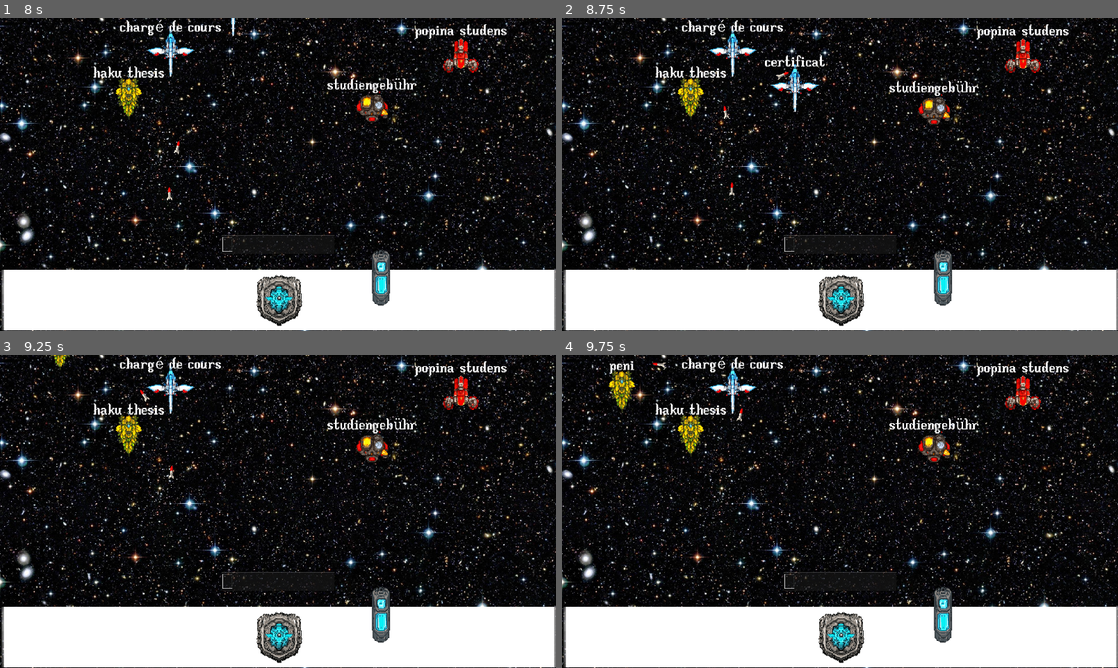
Above: before the commit, frames 1-4 (two rows, left to right).
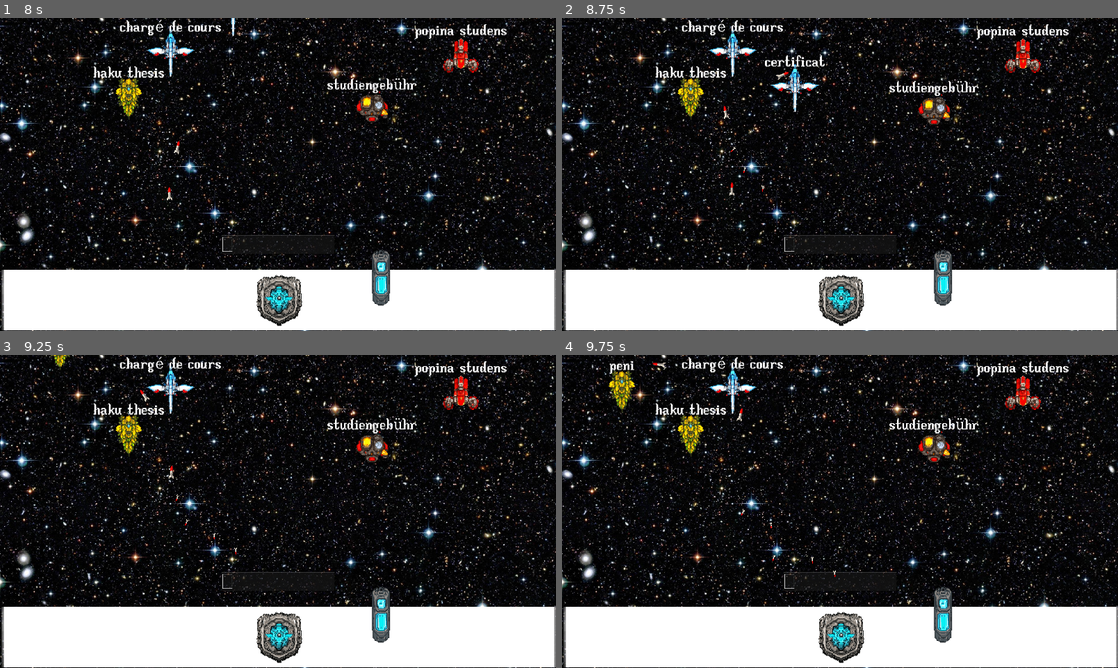
Above: after the commit, the same moments.

Repository: HephaistosForge/LinguaCaelestia
Game: Godot game, scene res://levels/main.tscn
Same seed, same stepped clock (60 frames per second), same inputs: the game is played once before the commit and once after it.
Inputs (mouse positions are in pixels of both pictures, inside the frame that each line leads up to):
- Up to frame 1 (8 s): click (278, 243) at 0.52 s; type "bibliothek" at 0.6 s; type "pepa" at 2 s; type "certificat" at 6.5 s; type "peni" at 7.25 s
- Up to frame 2 (8.75 s): type "ako" at 8 s
- Up to frame 3 (9.25 s): no input
- Up to frame 4 (9.75 s): no input

Frame 1 is identical in both runs. In frame 2, less than 0.1% of the frame differs, in the area x 29-38%, y 21-74%; in frame 3, less than 0.1%; in frame 4, less than 0.1%, in the area x 19-50%, y 3-72%.

Commit message:
Add rockets french

Diff:
--- /dev/null
+++ b/controller/enemy_rocket_launch_position.tscn
@@ -0,0 +1,3 @@
+[gd_scene format=3 uid="uid://b7o8rsbm5uc88"]
+
+[node name="EnemyRocketLaunchPosition" type="Node2D" groups=["enemy_rocket_launch_position"]]
--- a/entities/enemies/french/cruiser.tscn
+++ b/entities/enemies/french/cruiser.tscn
@@ -1,13 +1,16 @@
-[gd_scene load_steps=5 format=3 uid="uid://e6gbe3x04gd3"]
+[gd_scene load_steps=6 format=3 uid="uid://e6gbe3x04gd3"]
 
 [ext_resource type="Script" path="res://entities/enemies/french/french.gd" id="1_0ocej"]
 [ext_resource type="Texture2D" uid="uid://cpmmpg3s4xp2k" path="res://entities/enemies/french/french_cruiser.png" id="1_j57ca"]
 [ext_resource type="PackedScene" uid="uid://c2nj1twkiad1l" path="res://entities/enemies/typed_label.tscn" id="2_376hm"]
+[ext_resource type="PackedScene" uid="uid://b7o8rsbm5uc88" path="res://controller/enemy_rocket_launch_position.tscn" id="4_1oudg"]
 
 [sub_resource type="RectangleShape2D" id="RectangleShape2D_jqkhx"]
 size = Vector2(28, 106)
 
-[node name="Cruiser" type="Area2D"]
+[node name="FrenchCruiser" type="Area2D"]
+collision_layer = 2
+collision_mask = 0
 script = ExtResource("1_0ocej")
 
 [node name="Sprite" type="Sprite2D" parent="."]
@@ -21,3 +24,12 @@
 [node name="TypedLabel" parent="." instance=ExtResource("2_376hm")]
 position = Vector2(0, -82)
 color = Color(1, 0.866667, 0, 1)
+
+[node name="EnemyRocketLaunchPosition" parent="." instance=ExtResource("4_1oudg")]
+position = Vector2(-1, 73)
+
+[node name="Timer" type="Timer" parent="."]
+wait_time = 5.0
+autostart = true
+
+[connection signal="timeout" from="Timer" to="." method="_on_timer_timeout"]
--- a/entities/enemies/french/french.gd
+++ b/entities/enemies/french/french.gd
@@ -1 +1,8 @@
 extends Ship
+
+
+
+func _on_timer_timeout():
+	for i in range(5):
+		launch_rockets(0.5, 300)
+		await get_tree().create_timer(0.3).timeout
--- a/entities/enemies/german/cruiser.tscn
+++ b/entities/enemies/german/cruiser.tscn
@@ -1,14 +1,17 @@
-[gd_scene load_steps=5 format=3 uid="uid://d24o3v76dcv2o"]
+[gd_scene load_steps=6 format=3 uid="uid://d24o3v76dcv2o"]
 
 [ext_resource type="Script" path="res://entities/enemies/german/german.gd" id="1_dbg30"]
 [ext_resource type="Texture2D" uid="uid://cjmsxg2efhpti" path="res://entities/enemies/german/german_cruiser.png" id="1_gk2wh"]
 [ext_resource type="PackedScene" uid="uid://c2nj1twkiad1l" path="res://entities/enemies/typed_label.tscn" id="2_x7u84"]
+[ext_resource type="PackedScene" uid="uid://b7o8rsbm5uc88" path="res://controller/enemy_rocket_launch_position.tscn" id="4_ld0su"]
 
 [sub_resource type="CapsuleShape2D" id="CapsuleShape2D_7a3te"]
 radius = 44.0
 height = 92.0
 
 [node name="Cruiser" type="Area2D"]
+collision_layer = 2
+collision_mask = 0
 script = ExtResource("1_dbg30")
 
 [node name="Sprite" type="Sprite2D" parent="."]
@@ -23,3 +26,6 @@
 [node name="TypedLabel" parent="." instance=ExtResource("2_x7u84")]
 position = Vector2(0, -82)
 color = Color(0.694118, 0.545098, 0.0196078, 1)
+
+[node name="EnemyRocketLaunchPosition" parent="." instance=ExtResource("4_ld0su")]
+position = Vector2(0, 12)
--- a/entities/enemies/hawaiian/cruiser.tscn
+++ b/entities/enemies/hawaiian/cruiser.tscn
@@ -1,13 +1,16 @@
-[gd_scene load_steps=5 format=3 uid="uid://d2hku02w8pf8g"]
+[gd_scene load_steps=6 format=3 uid="uid://d2hku02w8pf8g"]
 
 [ext_resource type="Texture2D" uid="uid://dlr62jd136obn" path="res://entities/enemies/hawaiian/hawaiian_cruiser.png" id="1_od66u"]
 [ext_resource type="Script" path="res://entities/enemies/hawaiian/hawaiian.gd" id="1_v62ki"]
 [ext_resource type="PackedScene" uid="uid://c2nj1twkiad1l" path="res://entities/enemies/typed_label.tscn" id="3_lei02"]
+[ext_resource type="PackedScene" uid="uid://b7o8rsbm5uc88" path="res://controller/enemy_rocket_launch_position.tscn" id="4_ts03s"]
 
 [sub_resource type="RectangleShape2D" id="RectangleShape2D_jqkhx"]
 size = Vector2(52, 106)
 
 [node name="Cruiser" type="Area2D"]
+collision_layer = 2
+collision_mask = 0
 script = ExtResource("1_v62ki")
 
 [node name="Sprite" type="Sprite2D" parent="."]
@@ -21,3 +24,6 @@
 [node name="TypedLabel" parent="." instance=ExtResource("3_lei02")]
 position = Vector2(0, -82)
 color = Color(0.305882, 0.745098, 0, 1)
+
+[node name="EnemyRocketLaunchPosition" parent="." instance=ExtResource("4_ts03s")]
+position = Vector2(-1, 54)
--- a/entities/enemies/latin/cruiser.tscn
+++ b/entities/enemies/latin/cruiser.tscn
@@ -1,13 +1,16 @@
-[gd_scene load_steps=5 format=3 uid="uid://ut0vy4oytro7"]
+[gd_scene load_steps=6 format=3 uid="uid://ut0vy4oytro7"]
 
 [ext_resource type="Script" path="res://entities/enemies/latin/latin.gd" id="1_001ml"]
 [ext_resource type="Texture2D" uid="uid://dyk7wq48gycyt" path="res://entities/enemies/latin/latin_cruiser.png" id="2_guxcj"]
 [ext_resource type="PackedScene" uid="uid://c2nj1twkiad1l" path="res://entities/enemies/typed_label.tscn" id="3_u6h1s"]
+[ext_resource type="PackedScene" uid="uid://b7o8rsbm5uc88" path="res://controller/enemy_rocket_launch_position.tscn" id="4_pj5ew"]
 
 [sub_resource type="RectangleShape2D" id="RectangleShape2D_jqkhx"]
 size = Vector2(48, 98)
 
 [node name="Cruiser" type="Area2D"]
+collision_layer = 2
+collision_mask = 0
 script = ExtResource("1_001ml")
 
 [node name="Sprite" type="Sprite2D" parent="."]
@@ -21,3 +24,9 @@
 [node name="TypedLabel" parent="." instance=ExtResource("3_u6h1s")]
 position = Vector2(0, -82)
 color = Color(1, 0.176471, 0.121569, 1)
+
+[node name="EnemyRocketLaunchPosition" parent="." instance=ExtResource("4_pj5ew")]
+position = Vector2(-43, 42)
+
+[node name="EnemyRocketLaunchPosition2" parent="." instance=ExtResource("4_pj5ew")]
+position = Vector2(42, 41)
--- a/entities/enemies/ship.gd
+++ b/entities/enemies/ship.gd
@@ -10,15 +10,30 @@
 var index: int
 var hp: int
 var target_position: Vector2
+var rocket_scene = preload("res://entities/projectile/rocket/rocket.tscn")
+var projectile_targets: Array
 
 func _ready():
 	hp = max_hp
+	projectile_targets = get_tree().get_first_node_in_group("mothership").get_projectile_targets()
 	#$TypedLabel.connect("typed_label", destroy)
 
 func reduce_hp(by):
 	hp -= by
 	if hp <= 0:
 		destroy()
+
+func launch_rockets(size, max_speed):
+	var target = projectile_targets[randi() % len(projectile_targets)]
+	for child in get_children():
+		if child.is_in_group("enemy_rocket_launch_position"):
+			var rocket = rocket_scene.instantiate()
+			rocket.global_position = child.global_position
+			rocket.set_as_enemy_rocket()
+			rocket.scale = Vector2(size, size)
+			rocket.max_speed = max_speed
+			rocket.seek = target
+			add_sibling(rocket)
 
 func destroy():
 	emit_signal("destroyed", index)
--- a/entities/mothership/mothership.gd
+++ b/entities/mothership/mothership.gd
@@ -1,7 +1,4 @@
 extends Area2D
 
-func get_projectile_targets() -> Array[Vector2]:
-	var projectile_targets = []
-	for child in $ProjectileTargets.get_children():
-		projectile_targets.append(child.global_position)
-	return projectile_targets
+func get_projectile_targets() -> Array[Node]:
+	return $ProjectileTargets.get_children()
--- a/entities/mothership/mothership.tscn
+++ b/entities/mothership/mothership.tscn
@@ -8,9 +8,10 @@
 [ext_resource type="PackedScene" uid="uid://gdlg80cykwxt" path="res://controller/laser_launch_position.tscn" id="5_1g3ql"]
 
 [sub_resource type="RectangleShape2D" id="RectangleShape2D_1fvu3"]
-size = Vector2(1900, 206)
+size = Vector2(1900, 171)
 
-[node name="Mothership" type="Area2D"]
+[node name="Mothership" type="Area2D" groups=["mothership"]]
+collision_mask = 0
 script = ExtResource("1_it0jo")
 
 [node name="Sprite" type="Sprite2D" parent="."]
@@ -18,6 +19,7 @@
 texture = ExtResource("1_0wg1b")
 
 [node name="CollisionShape2D" type="CollisionShape2D" parent="."]
+position = Vector2(0, 2.5)
 shape = SubResource("RectangleShape2D_1fvu3")
 
 [node name="RocketLaunchPosition" parent="." instance=ExtResource("2_qkcl2")]
--- a/entities/projectile/rocket/rocket.gd
+++ b/entities/projectile/rocket/rocket.gd
@@ -11,20 +11,22 @@
 var speed = 200
 var direction = Vector2(0, -1)
 
+func set_as_enemy_rocket():
+	direction = Vector2(0, 1)
+	rotation = 180
+	collision_mask = 1
+
 func _physics_process(delta):
 	speed = min(max_speed, speed+accel*delta)
-	#position -= (position - seek.position).normalized() * delta * speed
-	position += direction * speed * delta
-	var target_dir = position.direction_to(seek.position)
+	global_position += direction * speed * delta
+	var target_dir = global_position.direction_to(seek.global_position)
 	var new_direction = (direction + target_dir * delta * rotation_speed).normalized()
 	rotate(direction.angle_to(new_direction))
 	direction = new_direction
 
 
 func _on_area_entered(area):
-	print_debug(area, seek)
 	if area == seek:
-		print_debug("Hit")
 		area.reduce_hp(100)
 		var explosion = explosion_scene.instantiate()
 		explosion.position = position
--- a/entities/projectile/rocket/rocket.tscn
+++ b/entities/projectile/rocket/rocket.tscn
@@ -15,6 +15,8 @@
 size = Vector2(10, 40)
 
 [node name="Rocket" type="Area2D"]
+collision_layer = 4
+collision_mask = 2
 script = ExtResource("1_cnoo4")
 
 [node name="CPUParticles2D" type="CPUParticles2D" parent="."]
--- a/project.godot
+++ b/project.godot
@@ -25,6 +25,13 @@
 window/size/viewport_height=1080
 window/stretch/mode="viewport"
 
+[layer_names]
+
+2d_physics/layer_1="mothership"
+2d_physics/layer_2="enemies"
+2d_physics/layer_3="weapons"
+2d_physics/layer_4="shields"
+
 [rendering]
 
 textures/canvas_textures/default_texture_filter=0
Not shown: 1 places in controller/enemy_target_position.tscn that only renumber resources
Not shown: 1 places in levels/main.tscn that only renumber resources
